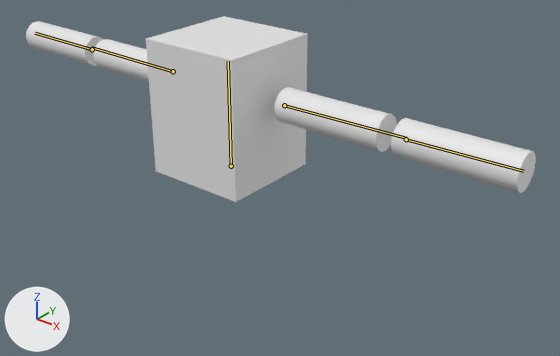
What one commit did to the FBX model Terminus/Assets/Models/CubeReed/CubeReed.fbx.
Before and after are seen from a camera (50 mm lens) standing at (1.96, -2.13, 2.36) and looking at (0.23, 0.03, 1.02). The lights are fixed; the arrows at lower left show +X, +Y and +Z. The picture after the commit comes second. The bones that change, and the others that lie on the model, are drawn over the model as lines.

Objects in the first picture: 'CubeReed'.
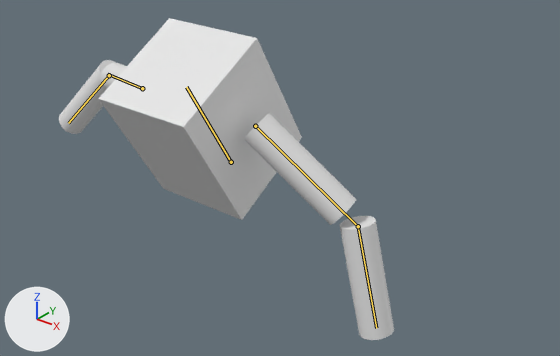
Commit message: Falling animation

The newer file adds an action. The first version stands in its rest pose; the second is drawn at frame 1 of the action 'Armature|Falling'.

Boxes [x1, y1, x2, y2] around the edits, measured in the pictures (560 x 356 px):
'CubeReed', posed (34% narrower, 73% taller)
    before: [26, 16, 536, 202]
    after: [59, 18, 394, 340]
bone 'Bone_body', root to tip
    before: (231, 166) to (228, 61)
    after: (231, 162) to (186, 87)
bone 'Bone_UA_L', root to tip
    before: (284, 105) to (406, 138)
    after: (255, 126) to (358, 226)
bone 'Bone_LA_L', root to tip
    before: (406, 139) to (523, 171)
    after: (358, 226) to (376, 328)
bone 'Bone_UA_R', root to tip
    before: (173, 71) to (91, 47)
    after: (142, 88) to (107, 74)
bone 'Bone_LA_R', root to tip
    before: (92, 49) to (35, 33)
    after: (109, 75) to (68, 123)

Diff of the bpy script that builds the scene:
```diff
--- a/Terminus/Assets/Models/CubeReed/CubeReed.fbx.py
+++ b/Terminus/Assets/Models/CubeReed/CubeReed.fbx.py
@@ bone_bone_body @@
 bone_bone_body = bpy.data.objects['Armature'].pose.bones['Bone_body']
-bone_bone_body.location = (0.0, 0.0, 0.0)
-bone_bone_body.rotation_quaternion = (1.0, 0.0, 0.0, 0.0)  # degrees (0, 0, 0)
+bone_bone_body.location = (0.0, 0.017, 0.0)
+bone_bone_body.rotation_quaternion = (0.965, 0.0, 0.0, 0.264)  # degrees (0, 0, 31)
@@ bone_bone_ua_l @@
 bone_bone_ua_l = bpy.data.objects['Armature'].pose.bones['Bone_UA_L']  # child of 'Bone_body'
-bone_bone_ua_l.rotation_quaternion = (1.0, 0.0, 0.0, 0.0)  # degrees (0, 0, 0)
+bone_bone_ua_l.rotation_quaternion = (0.929, -0.364, -0.048, -0.054)  # degrees (-43, -7, -4)
@@ bone_bone_la_l @@
 bone_bone_la_l = bpy.data.objects['Armature'].pose.bones['Bone_LA_L']  # child of 'Bone_UA_L'
-bone_bone_la_l.rotation_quaternion = (1.0, 0.0, 0.0, 0.0)  # degrees (0, 0, 0)
+bone_bone_la_l.rotation_quaternion = (0.95, -0.244, -0.021, -0.193)  # degrees (-27, -8, -21)
@@ bone_bone_ua_r @@
 bone_bone_ua_r = bpy.data.objects['Armature'].pose.bones['Bone_UA_R']  # child of 'Bone_body'
-bone_bone_ua_r.rotation_quaternion = (1.0, 0.0, 0.0, 0.0)  # degrees (0, 0, 0)
+bone_bone_ua_r.rotation_quaternion = (0.97, 0.195, -0.091, 0.112)  # degrees (22, -13, 11)
@@ bone_bone_la_r @@
 bone_bone_la_r = bpy.data.objects['Armature'].pose.bones['Bone_LA_R']  # child of 'Bone_UA_R'
-bone_bone_la_r.rotation_quaternion = (1.0, 0.0, 0.0, 0.0)  # degrees (0, 0, 0)
+bone_bone_la_r.rotation_quaternion = (0.926, 0.107, 0.036, -0.361)  # degrees (10, 8, -42)
```
